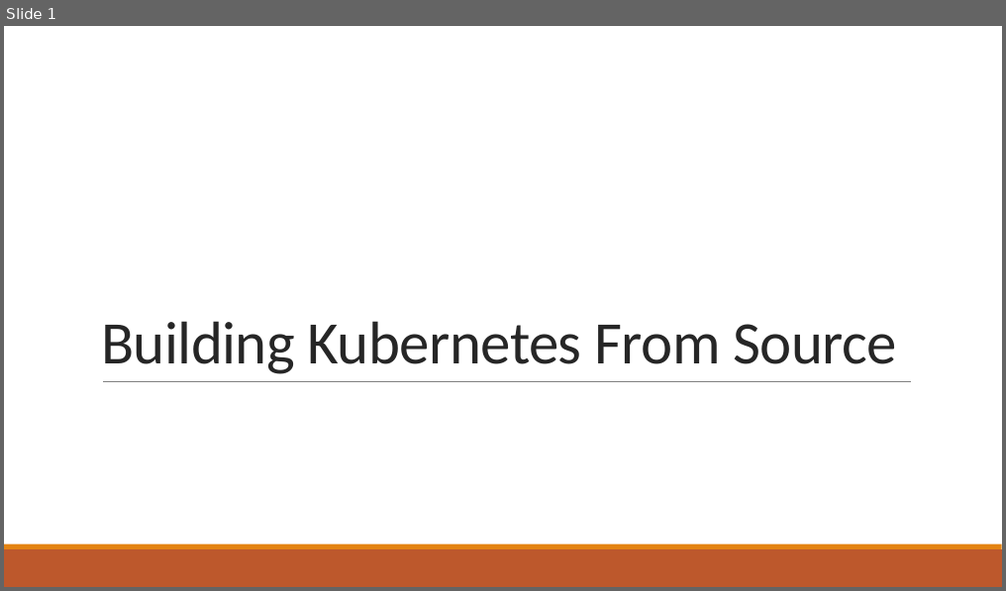
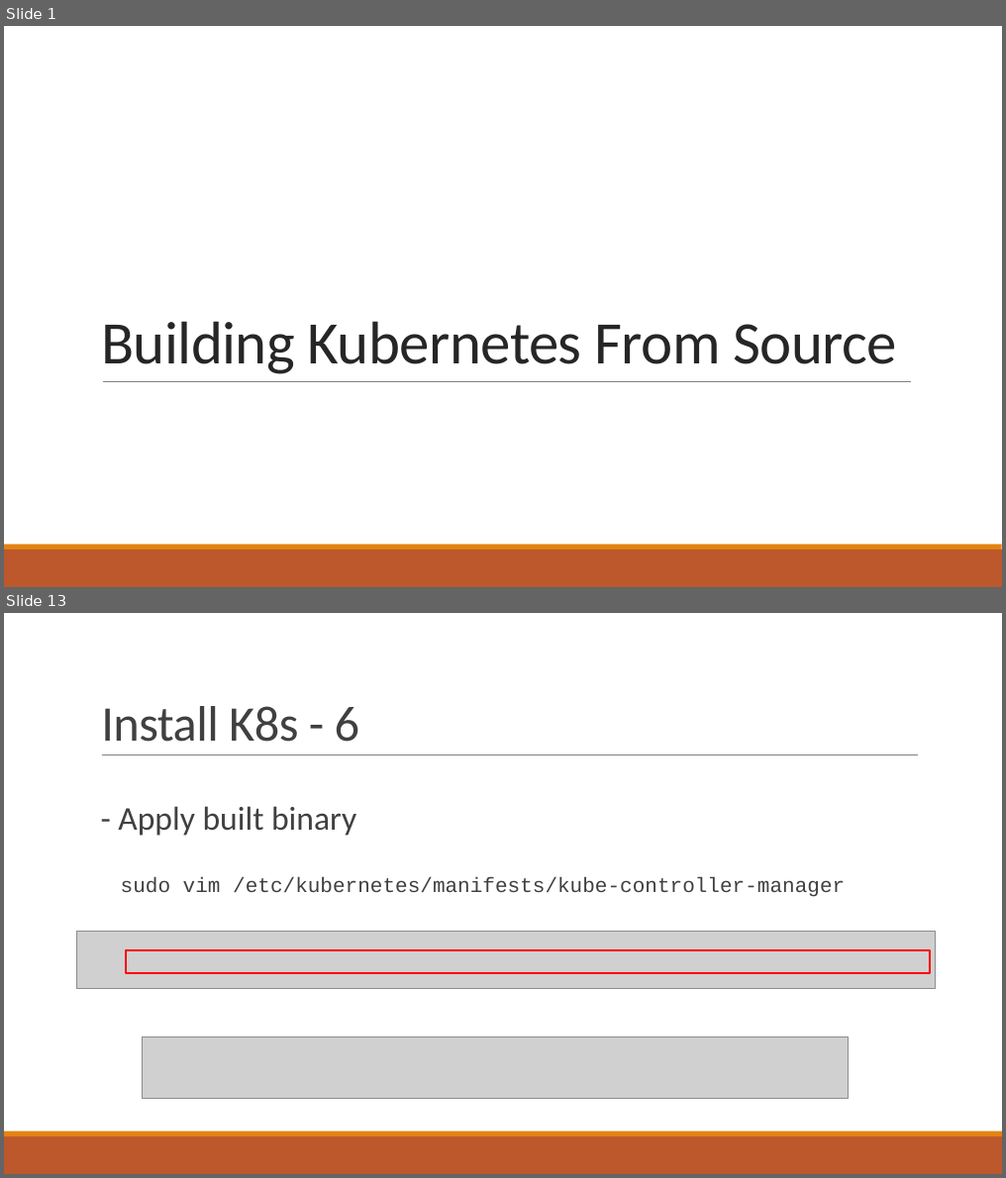
Before and after one commit to Beomsu-Seo/graduation-thesis, a slide deck: docs/Building Kubernetes From Source.pptx. Shown one above the other, each under a label of ours: slide 1 before the commit, slides 1 and 13 after it; the slides between them are not shown. The pictures are 1006x591 and 1006x1178 pixels, drawn with LibreOffice and Linux fonts; fonts in the diff are those of the drawing; grey boxes stand for pictures. Boxes give left, top, right and bottom in pixels: in the first picture for what was removed or moved away, otherwise in the second. Text is boxed around its words. In the diff, an @@ line names an element or a change of style, - is before the commit and + after.

Commit message:
[Edit] Building Kubernetes from source instructions

```diff
--- a/docs/Building Kubernetes From Source.pptx
+++ b/docs/Building Kubernetes From Source.pptx
@@ slide 13 added at [4,613,1002,1174], background #FFFFFF; not listed: 2 template elements that a slide beside it also shows @@
@@ title added at [101,706,359,742], 48 pt, text #404040 @@
+Install K8s - 6
@@ line added from (102, 756) to (918, 756), #808080 0.5 pt @@
@@ text added at [118,806,845,897], 20 pt, text #404040 @@
+  - Apply built binary
+  sudo vim /etc/kubernetes/manifests/kube-controller-manager
@@ picture added at [76,931,935,988] @@
@@ rectangle added at [126,951,930,973], outline #FF0000 2.25 pt @@
@@ picture added at [142,1037,847,1098] @@
```
Also in this commit, not shown: 3 slides changed, 13 other slides added, 3 slides removed.
